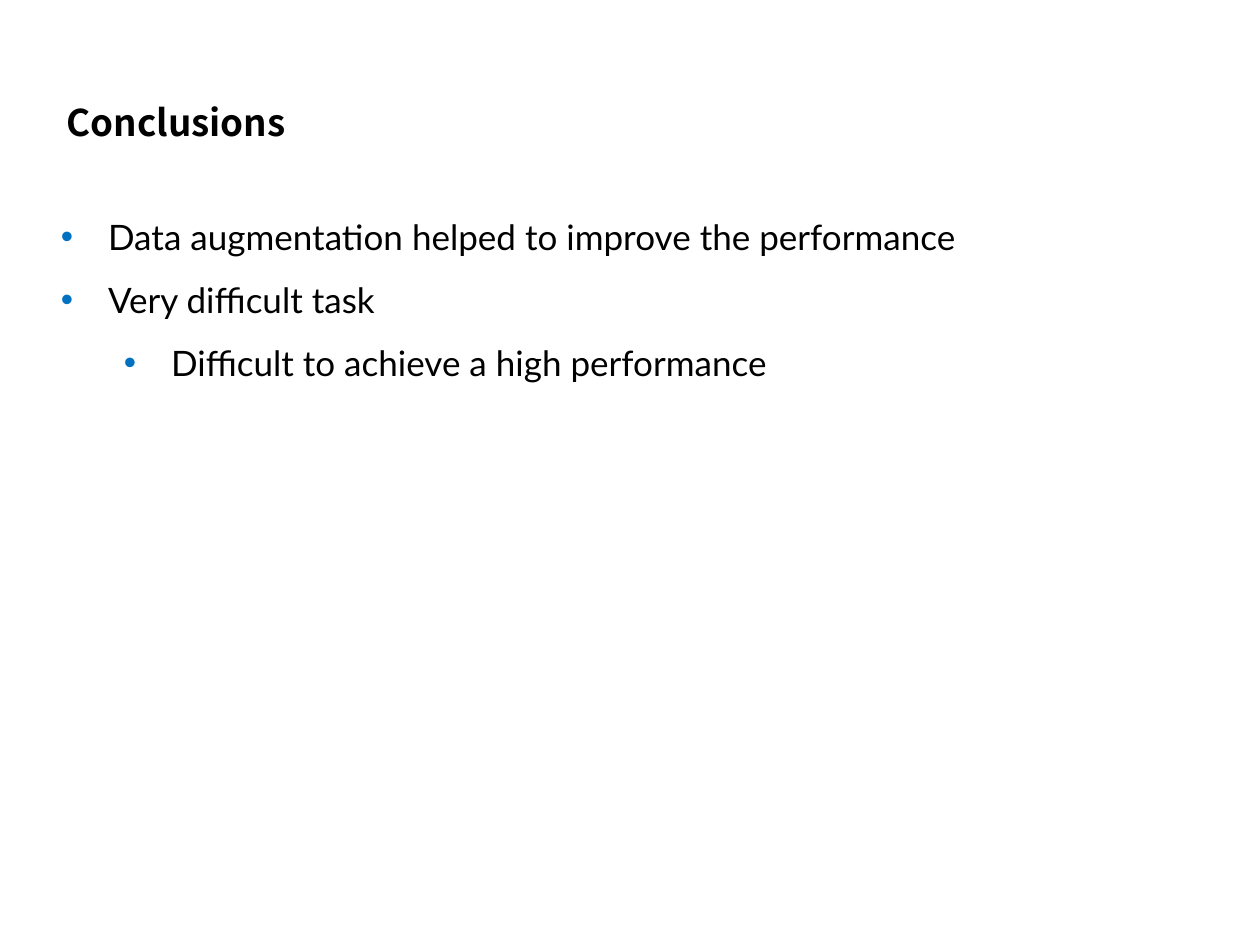
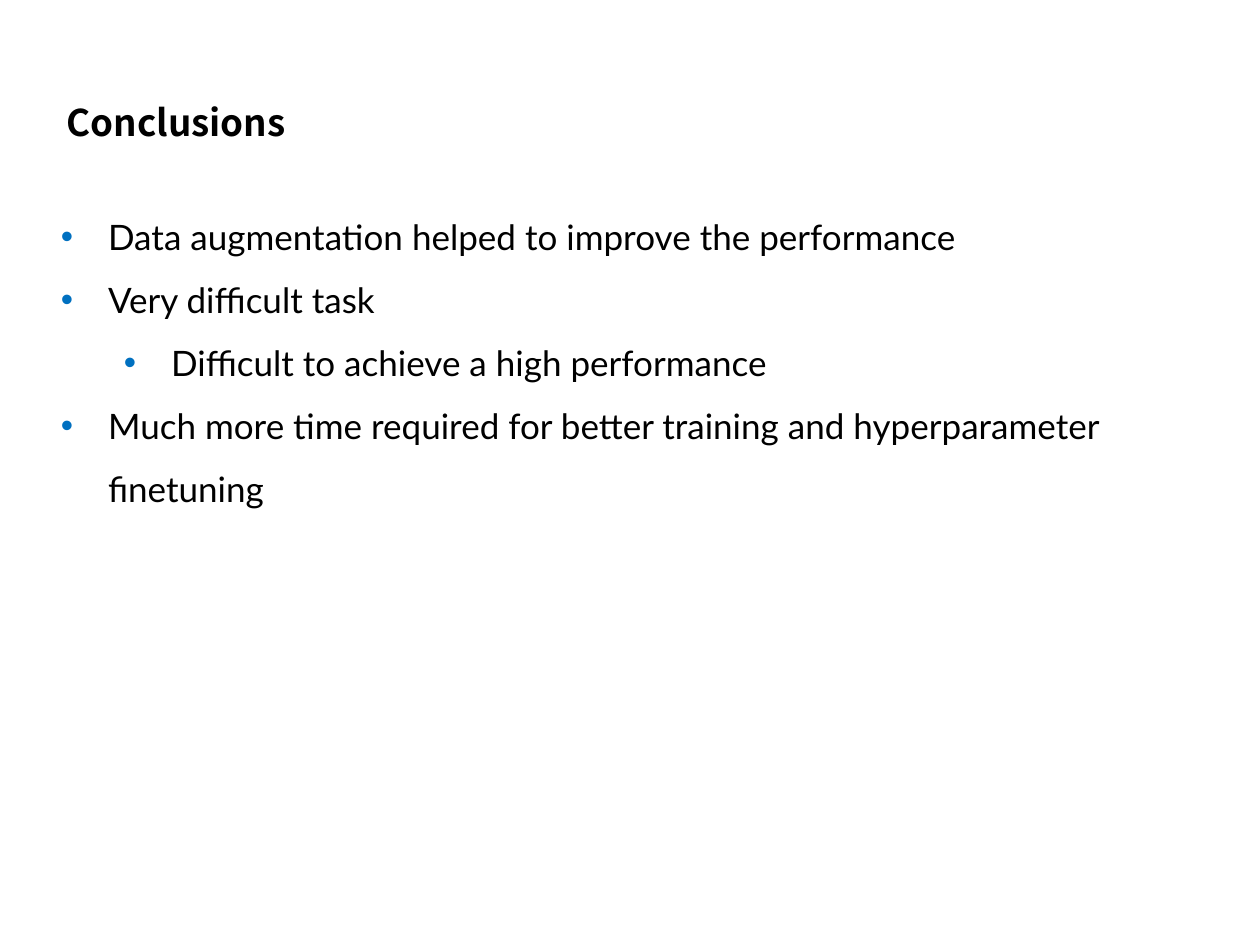
Before and after one commit to kimbold/VRDL_2019, a slide deck: slide 12 of Final project/Final_presentation.pptx (slide 11 before the commit). Drawn at 1260x945 pixels with LibreOffice and Linux fonts; fonts in the diff are those of the drawing; background and template pictures are left out. Boxes give left, top, right and bottom in pixels: in the first picture for what was removed or moved away, otherwise in the second. Text is boxed around its words. In the diff, an @@ line names an element or a change of style, - is before the commit and + after.

```diff
--- a/Final project/Final_presentation.pptx
+++ b/Final project/Final_presentation.pptx
@@ text at [108,413,1099,509]: paragraph added @@
+• Much more time required for better training and hyperparameter finetuning
```
Also in this commit, not shown: 3 other slides changed, 3 slides added, 2 slides removed.
